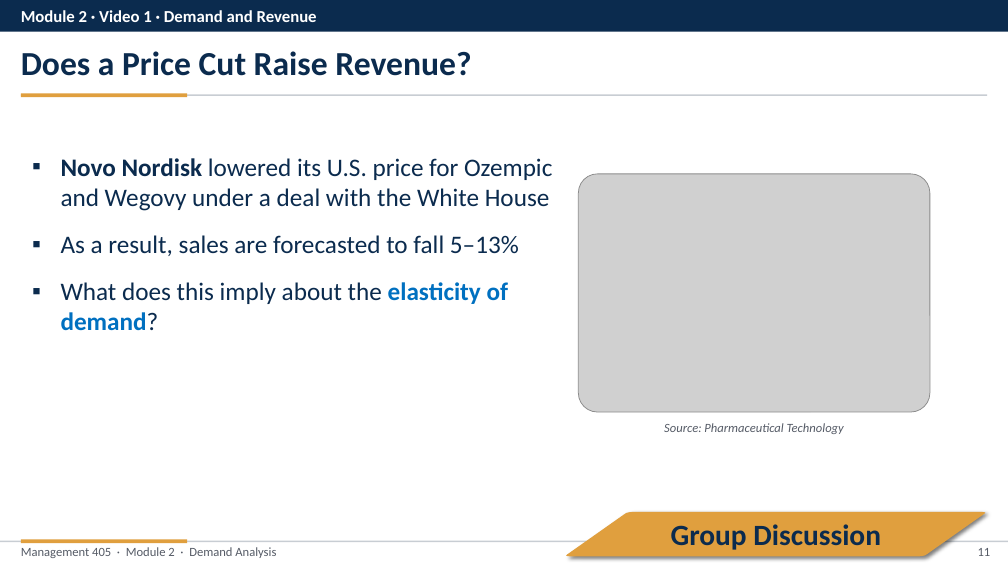
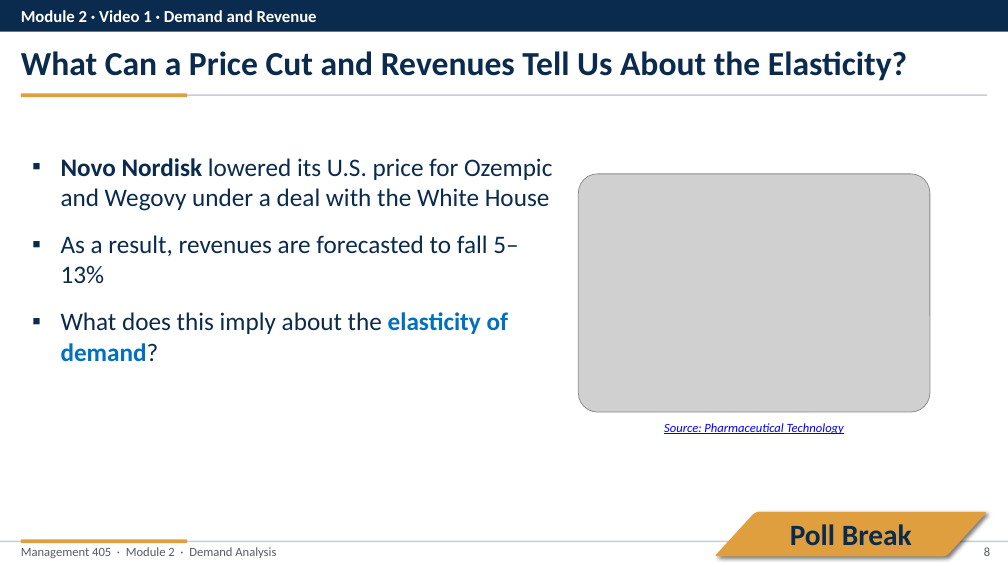
Before and after one commit to nvoigtla/Teaching, a slide deck: slide 8 of 405 Slide Revisions 2026/Module 2/Module 2 - Video Part Revised.pptx (slide 11 before the commit). Drawn at 1008x567 pixels with LibreOffice and Linux fonts; fonts in the diff are those of the drawing; grey boxes stand for pictures. Boxes give left, top, right and bottom in pixels: in the first picture for what was removed or moved away, otherwise in the second. Text is boxed around its words. In the diff, an @@ line names an element or a change of style, - is before the commit and + after.

```diff
--- a/405 Slide Revisions 2026/Module 2/Module 2 - Video Part Revised.pptx
+++ b/405 Slide Revisions 2026/Module 2/Module 2 - Video Part Revised.pptx
@@ text at (x1=21, y1=51, x2=907, y2=81): text changed @@
-Does a Price Cut Raise Revenue?
+What Can a Price Cut and Revenues Tell Us About the Elasticity?
@@ text at (x1=61, y1=235, x2=518, y2=284): text changed @@
-▪ As a result, sales are forecasted to fall 5–13%
+▪ As a result, revenues are forecasted to fall 5–13%
@@ text "Source: Pharmaceutical Technology" at (x1=664, y1=423, x2=844, y2=434): text colour #555B66 to #0000FF, underline on @@
@@ text removed at (x1=671, y1=524, x2=881, y2=550) @@
-Group Discussion
@@ freeform shape resized from (x1=565, y1=512, x2=988, y2=557) to (x1=715, y1=512, x2=988, y2=557) @@
@@ text added at (x1=790, y1=524, x2=912, y2=546), 28 pt, text #0B2B4E, bold @@
+Poll Break
@@ page number at (x1=984, y1=547, x2=990, y2=556): text changed @@
-11
+8
```
Also in this commit, not shown: 43 other slides changed, 5 slides added, 5 slides removed, 20 other files.
